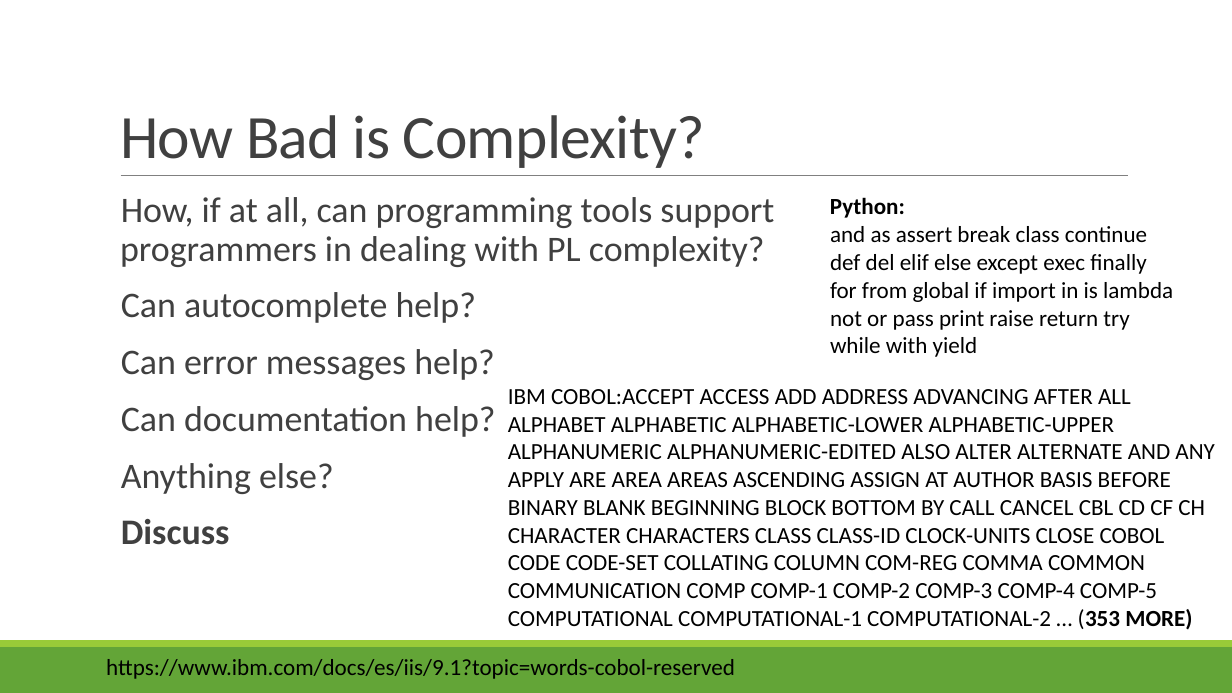
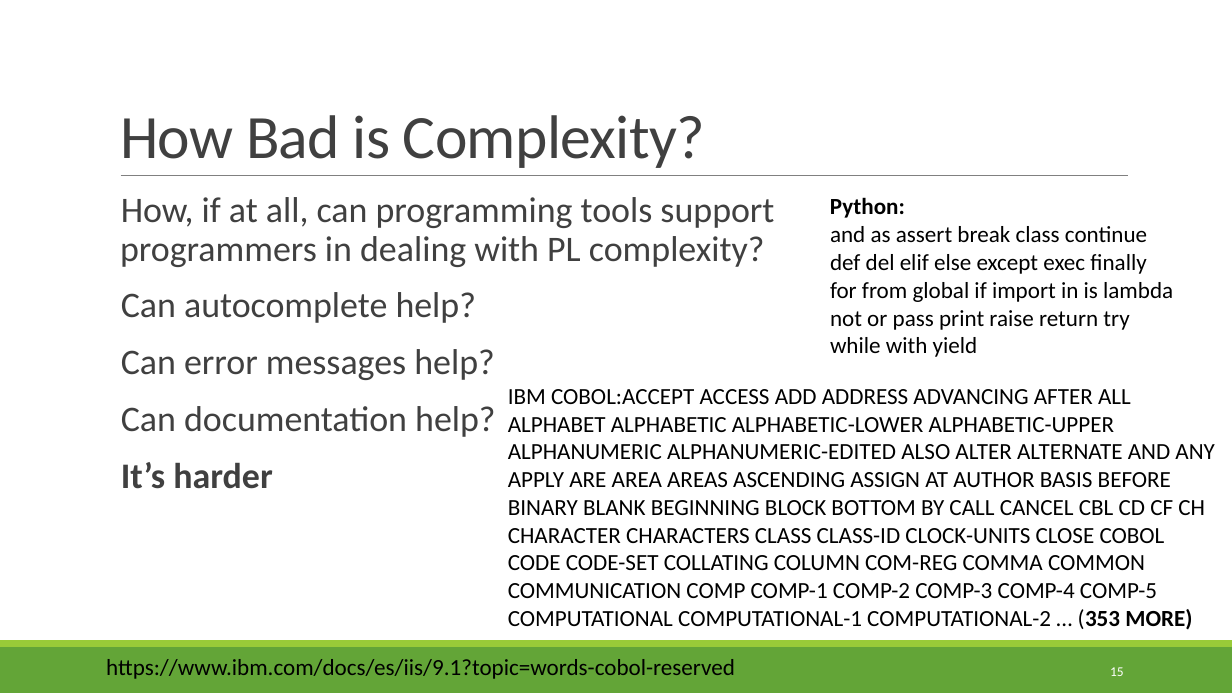
Before and after one commit to rbohrer/pl-course, a slide deck: slide 15 of LectureSlides/11NaturalLanguage.pptx (slide 14 before the commit). Drawn at 1232x693 pixels with LibreOffice and Linux fonts; fonts in the diff are those of the drawing. Boxes give left, top, right and bottom in pixels: in the first picture for what was removed or moved away, otherwise in the second. Text is boxed around its words. In the diff, an @@ line names an element or a change of style, - is before the commit and + after.

```diff
--- a/LectureSlides/11NaturalLanguage.pptx
+++ b/LectureSlides/11NaturalLanguage.pptx
@@ text at [121,462,272,489]: text changed; bold on @@
-  Anything else?
-  Discuss
+  It’s harder
@@ page number added at [1110,667,1124,676], 10.5 pt, text #FFFFFF @@
+15
```
Also in this commit, not shown: 23 other slides changed, 10 slides added.
